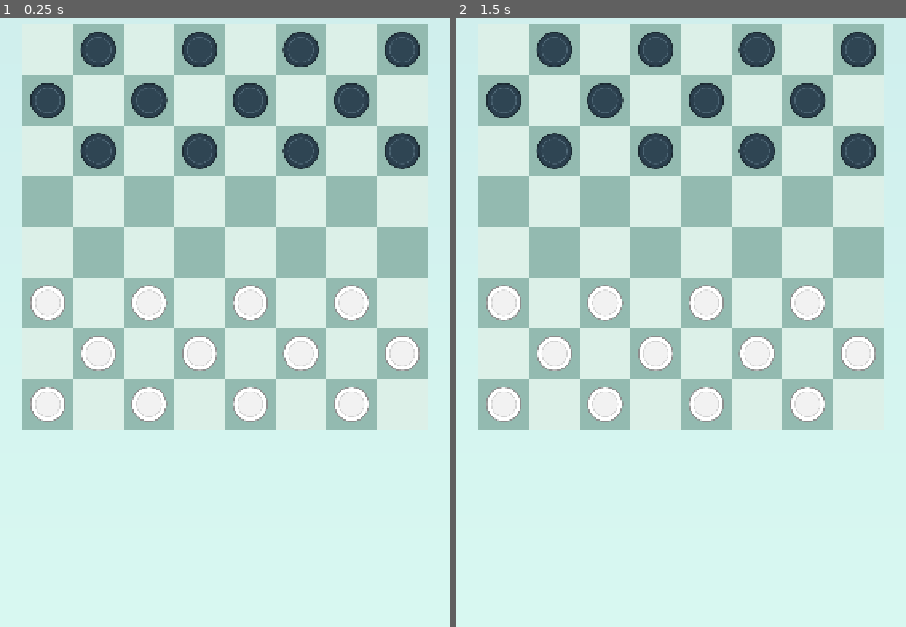
Above: before the commit, frames 1-2 (left to right).
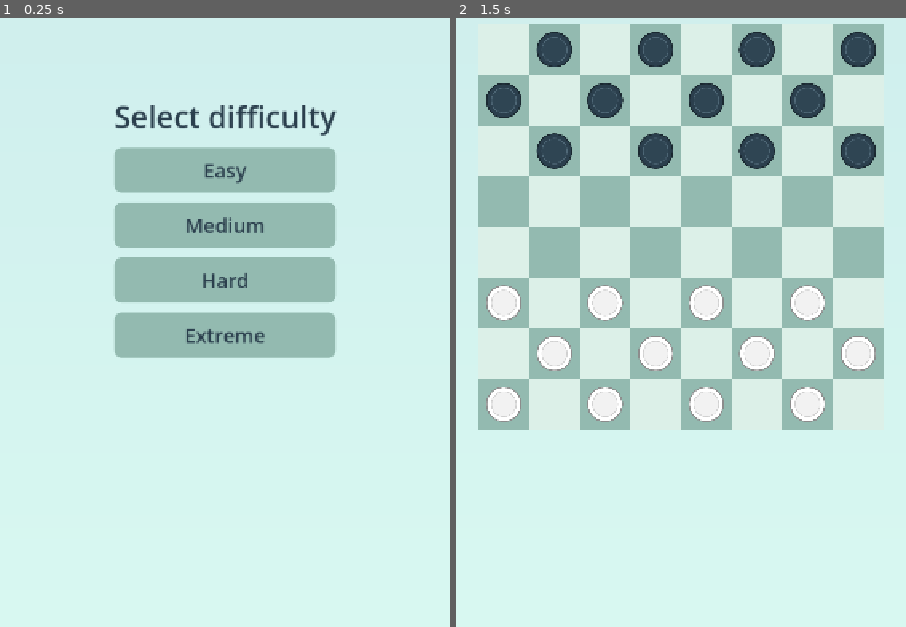
Above: after the commit, the same moments.

Repository: tiago-xavier-braga/HeWhoLosesWins
Game: Godot game, scene res://scenes/ui/main_menu.tscn
Same seed, same stepped clock (60 frames per second), same inputs: the game is played once before the commit and once after it. Before the commit the project starts from res://scenes/levels/lvl_game.tscn.
Inputs (mouse positions are in pixels of both pictures, inside the frame that each line leads up to):
- Up to frame 1 (0.25 s): no input
- Up to frame 2 (1.5 s): click (681, 225) at 0.5 s, where only the run after the commit has a clickable "Medium"; tap Enter at 1.25 s; move the mouse to (780, 188) at 1.27 s; click (780, 188) at 1.42 s

The runs differ from the first frame. In frame 1, 32% of the frame differs, in the area x 4-96%, y 0-68%; in frame 2, nothing differs.

Commit message:
feat(ui): add difficulty menu as the start scene
The menu stores the chosen CpuDifficulty in the GameSettings autoload,
and the match applies it to the CPU player.

Diff:
--- a/project.godot
+++ b/project.godot
@@ -11,13 +11,14 @@
 [application]
 
 config/name="He Who Loses Wins"
-run/main_scene="uid://c8dcwywc2s1bx"
+run/main_scene="res://scenes/ui/main_menu.tscn"
 config/features=PackedStringArray("4.7", "GL Compatibility")
 config/icon="res://icon.svg"
 
 [autoload]
 
 LeafTween="*uid://qbx4dagkdwpi"
+GameSettings="*res://scripts/game/game_settings.gd"
 
 [display]
 
--- /dev/null
+++ b/scenes/ui/main_menu.tscn
@@ -0,0 +1,137 @@
+[gd_scene format=3]
+
+[ext_resource type="Script" path="res://scripts/ui/main_menu.gd" id="1_menu"]
+[ext_resource type="PackedScene" path="res://scenes/levels/lvl_game.tscn" id="2_game"]
+[ext_resource type="Resource" path="res://resources/cpu_easy.tres" id="3_easy"]
+[ext_resource type="Resource" path="res://resources/cpu_medium.tres" id="4_medium"]
+[ext_resource type="Resource" path="res://resources/cpu_hard.tres" id="5_hard"]
+[ext_resource type="Resource" path="res://resources/cpu_extreme.tres" id="6_extreme"]
+
+[sub_resource type="StyleBoxFlat" id="StyleBoxFlat_normal"]
+bg_color = Color(0.5764706, 0.7294118, 0.6901961, 1)
+corner_radius_top_left = 12
+corner_radius_top_right = 12
+corner_radius_bottom_right = 12
+corner_radius_bottom_left = 12
+
+[sub_resource type="StyleBoxFlat" id="StyleBoxFlat_hover"]
+bg_color = Color(0.6764706, 0.8094118, 0.7701961, 1)
+corner_radius_top_left = 12
+corner_radius_top_right = 12
+corner_radius_bottom_right = 12
+corner_radius_bottom_left = 12
+
+[sub_resource type="StyleBoxFlat" id="StyleBoxFlat_pressed"]
+bg_color = Color(0.4764706, 0.6294118, 0.5901961, 1)
+corner_radius_top_left = 12
+corner_radius_top_right = 12
+corner_radius_bottom_right = 12
+corner_radius_bottom_left = 12
+
+[sub_resource type="Gradient" id="Gradient_bg"]
+colors = PackedColorArray(0.8039216, 0.9254902, 0.9254902, 1, 0.84705883, 0.972549, 0.94509804, 1)
+
+[sub_resource type="GradientTexture2D" id="GradientTexture2D_bg"]
+gradient = SubResource("Gradient_bg")
+fill_to = Vector2(0, 1)
+
+[node name="MainMenu" type="Control"]
+layout_mode = 3
+anchors_preset = 15
+anchor_right = 1.0
+anchor_bottom = 1.0
+grow_horizontal = 2
+grow_vertical = 2
+script = ExtResource("1_menu")
+game_scene = ExtResource("2_game")
+
+[node name="Gradient" type="TextureRect" parent="."]
+layout_mode = 1
+anchors_preset = 15
+anchor_right = 1.0
+anchor_bottom = 1.0
+grow_horizontal = 2
+grow_vertical = 2
+mouse_filter = 2
+texture = SubResource("GradientTexture2D_bg")
+expand_mode = 1
+
+[node name="Center" type="CenterContainer" parent="."]
+layout_mode = 1
+anchors_preset = 15
+anchor_right = 1.0
+anchor_bottom = 1.0
+grow_horizontal = 2
+grow_vertical = 2
+
+[node name="Options" type="VBoxContainer" parent="Center"]
+layout_mode = 2
+theme_override_constants/separation = 16
+
+[node name="Title" type="Label" parent="Center/Options"]
+layout_mode = 2
+theme_override_font_sizes/font_size = 48
+theme_override_colors/font_color = Color(0.16862746, 0.24705882, 0.3019608, 1)
+text = "Select difficulty"
+horizontal_alignment = 1
+
+[node name="Easy" type="Button" parent="Center/Options"]
+custom_minimum_size = Vector2(320, 72)
+layout_mode = 2
+theme_override_colors/font_color = Color(0.16862746, 0.24705882, 0.3019608, 1)
+theme_override_colors/font_pressed_color = Color(0.16862746, 0.24705882, 0.3019608, 1)
+theme_override_colors/font_hover_color = Color(0.16862746, 0.24705882, 0.3019608, 1)
+theme_override_colors/font_focus_color = Color(0.16862746, 0.24705882, 0.3019608, 1)
+theme_override_font_sizes/font_size = 32
+theme_override_styles/normal = SubResource("StyleBoxFlat_normal")
+theme_override_styles/hover = SubResource("StyleBoxFlat_hover")
+theme_override_styles/pressed = SubResource("StyleBoxFlat_pressed")
+theme_override_styles/focus = SubResource("StyleBoxFlat_hover")
+text = "Easy"
+
+[node name="Medium" type="Button" parent="Center/Options"]
+custom_minimum_size = Vector2(320, 72)
+layout_mode = 2
+theme_override_colors/font_color = Color(0.16862746, 0.24705882, 0.3019608, 1)
+theme_override_colors/font_pressed_color = Color(0.16862746, 0.24705882, 0.3019608, 1)
+theme_override_colors/font_hover_color = Color(0.16862746, 0.24705882, 0.3019608, 1)
+theme_override_colors/font_focus_color = Color(0.16862746, 0.24705882, 0.3019608, 1)
+theme_override_font_sizes/font_size = 32
+theme_override_styles/normal = SubResource("StyleBoxFlat_normal")
+theme_override_styles/hover = SubResource("StyleBoxFlat_hover")
+theme_override_styles/pressed = SubResource("StyleBoxFlat_pressed")
+theme_override_styles/focus = SubResource("StyleBoxFlat_hover")
+text = "Medium"
+
+[node name="Hard" type="Button" parent="Center/Options"]
+custom_minimum_size = Vector2(320, 72)
+layout_mode = 2
+theme_override_colors/font_color = Color(0.16862746, 0.24705882, 0.3019608, 1)
+theme_override_colors/font_pressed_color = Color(0.16862746, 0.24705882, 0.3019608, 1)
+theme_override_colors/font_hover_color = Color(0.16862746, 0.24705882, 0.3019608, 1)
+theme_override_colors/font_focus_color = Color(0.16862746, 0.24705882, 0.3019608, 1)
+theme_override_font_sizes/font_size = 32
+theme_override_styles/normal = SubResource("StyleBoxFlat_normal")
+theme_override_styles/hover = SubResource("StyleBoxFlat_hover")
+theme_override_styles/pressed = SubResource("StyleBoxFlat_pressed")
+theme_override_styles/focus = SubResource("StyleBoxFlat_hover")
+text = "Hard"
+
+[node name="Extreme" type="Button" parent="Center/Options"]
+custom_minimum_size = Vector2(320, 72)
+layout_mode = 2
+theme_override_colors/font_color = Color(0.16862746, 0.24705882, 0.3019608, 1)
+theme_override_colors/font_pressed_color = Color(0.16862746, 0.24705882, 0.3019608, 1)
+theme_override_colors/font_hover_color = Color(0.16862746, 0.24705882, 0.3019608, 1)
+theme_override_colors/font_focus_color = Color(0.16862746, 0.24705882, 0.3019608, 1)
+theme_override_font_sizes/font_size = 32
+theme_override_styles/normal = SubResource("StyleBoxFlat_normal")
+theme_override_styles/hover = SubResource("StyleBoxFlat_hover")
+theme_override_styles/pressed = SubResource("StyleBoxFlat_pressed")
+theme_override_styles/focus = SubResource("StyleBoxFlat_hover")
+text = "Extreme"
+
+[connection signal="pressed" from="Center/Options/Easy" to="." method="_on_difficulty_pressed" binds= [ExtResource("3_easy")]]
+[connection signal="pressed" from="Center/Options/Medium" to="." method="_on_difficulty_pressed" binds= [ExtResource("4_medium")]]
+[connection signal="pressed" from="Center/Options/Hard" to="." method="_on_difficulty_pressed" binds= [ExtResource("5_hard")]]
+[connection signal="pressed" from="Center/Options/Extreme" to="." method="_on_difficulty_pressed" binds= [ExtResource("6_extreme")]]
--- /dev/null
+++ b/scripts/game/game_settings.gd
@@ -0,0 +1,3 @@
+extends Node
+
+var difficulty: CpuDifficulty = preload("res://resources/cpu_hard.tres")
--- a/scripts/game/match_controller.gd
+++ b/scripts/game/match_controller.gd
@@ -31,6 +31,7 @@
 	pointer_input.initialize(players[0], board_spawner)
 	piece_mover.initialize(players, board_spawner)
 	move_hints.initialize(pointer_input, piece_mover, board_spawner)
+	cpu_player.difficulty = GameSettings.difficulty
 	cpu_player.initialize(players[1], players, board_spawner.board_size)
 	turn_changed.connect(cpu_player.on_turn_changed)
 	piece_mover.piece_moved.connect(_on_piece_moved)
--- /dev/null
+++ b/scripts/ui/main_menu.gd
@@ -0,0 +1,9 @@
+class_name MainMenu
+extends Control
+
+@export var game_scene: PackedScene
+
+
+func _on_difficulty_pressed(difficulty: CpuDifficulty) -> void:
+	GameSettings.difficulty = difficulty
+	get_tree().change_scene_to_packed(game_scene)
Not shown, added: scripts/game/game_settings.gd.uid
Not shown, added: scripts/ui/main_menu.gd.uid
